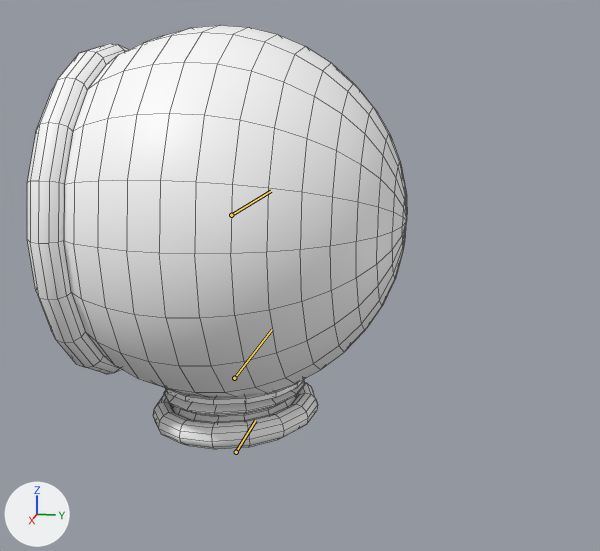
One commit to the FBX model Assets/Art/Animations/UHelmet/Anim_Helmet_Button_60fps.fbx: the scene before it, then after it.
Both versions are drawn from a 50 mm lens placed at (1.202, 0.377, 1.783), pointed at (0.0, 0.137, 1.482). The axes (+X, +Y, +Z) are drawn at lower left. The lights are the same throughout. The bones that bend it are drawn over the model as lines. Mesh edges are drawn as thin lines.

Names of what the first picture shows: 'HELMET'.
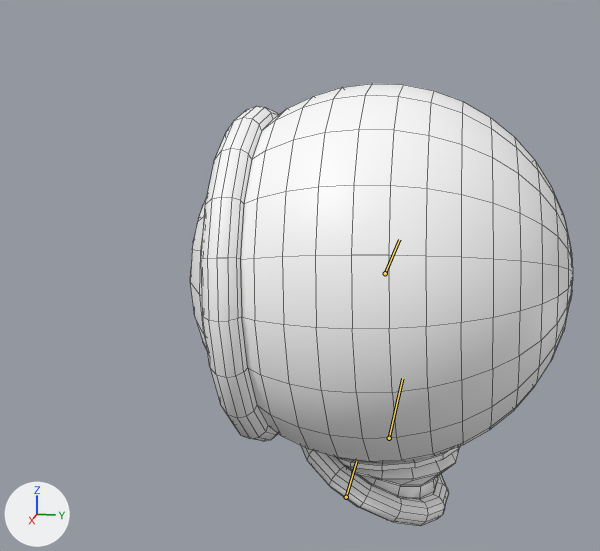
The newer file adds an action. The first version stands in its rest pose; the second is drawn at frame 15 of the action 'Take 001'.

The change in detail:
Bone 'HELMET_ROOT' (bone_helmet_root) moves from (0.0, 0.0, 0.0) to (-6.14, 0.0, -18.12).
Bone 'HELMET_ROOT' (bone_helmet_root) turns from (0, 0, 0) to (0, 31, 0) degrees about its own x, y and z.
Bone 'Neck' (bone_neck) turns from (0, 0, 0) to (0, -34, 0) degrees about its own x, y and z.

Where the change shows, as pixel boxes (x1, y1, x2, y2) in the pictures (600 x 551 px):
'HELMET', posed: before (27, 25, 407, 449); after (190, 84, 573, 526)
bone 'HELMET_ROOT', root to tip: before (236, 452) to (255, 420); after (346, 497) to (356, 461)
bone 'Neck', root to tip: before (234, 378) to (272, 329); after (389, 438) to (402, 378)
